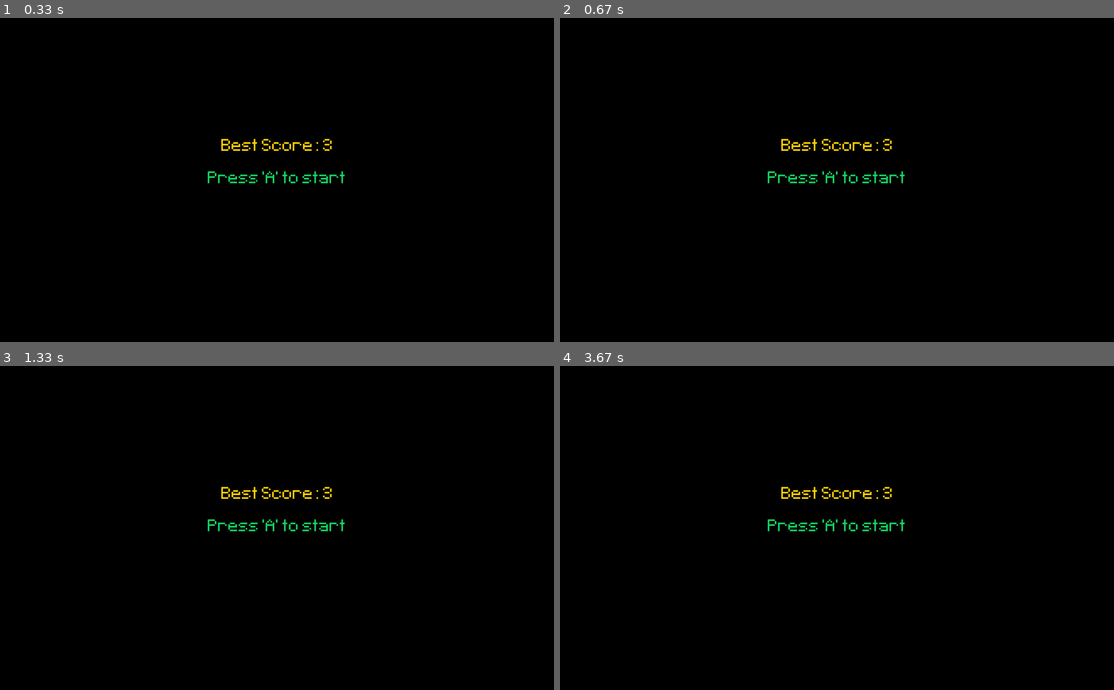
Above: before the commit, frames 1-4 (two rows, left to right).
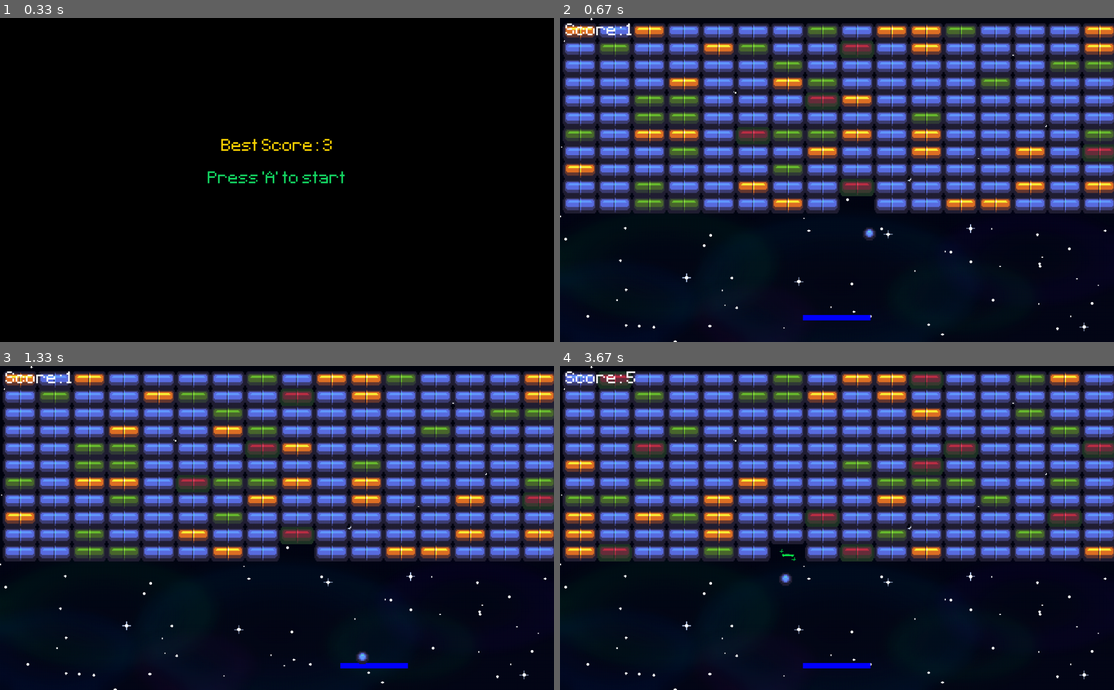
Above: after the commit, the same moments.

Repository: Klesp0/Bigtendo-Handheld-SBC
Game: pygame game, started from Games/breakout.py
Two runs of this game, one before a commit and one after it. Both use one fixed random seed, a clock stepped at 60 frames per second and the inputs below.
Inputs:
- Up to frame 1 (0.33 s): no input
- Up to frame 2 (0.67 s): tap Space at 0.33 s
- Up to frame 3 (1.33 s): hold Right 0.67-1.13 s; hold Left from 1.17 s (still down)
- Up to frame 4 (3.67 s): release Left at 1.63 s; hold Left 1.67-2.2 s; hold Left 2.23-2.63 s; hold Right 2.67-3.3 s; tap Space at 3.33 s

Frame 1 is identical in both runs. In frame 2, 79% of the frame differs, in the area x 0-100%, y 0-100%; in frame 3, 79%; in frame 4, 79%.

Commit message:
Update breakout.py

Diff:
--- a/Games/breakout.py
+++ b/Games/breakout.py
@@ -217,7 +217,7 @@
 
     def handle_input(self):
         if self.game_state == 0:
-            if self.i.just_pressed("B"):
+            if self.i.just_pressed("A"):
                 self.game_state = 1
 
         elif self.game_state == 1:
@@ -233,7 +233,7 @@
                 self.player.x = max(0, min(self.player.x, self.width - self.player.width))
 
         elif self.game_state == 2:
-            if self.i.just_pressed("B"):
+            if self.i.just_pressed("A"):
                 self.__init__(fullscreen=self.screen.get_flags() & pygame.FULLSCREEN)
 
     def update(self):
